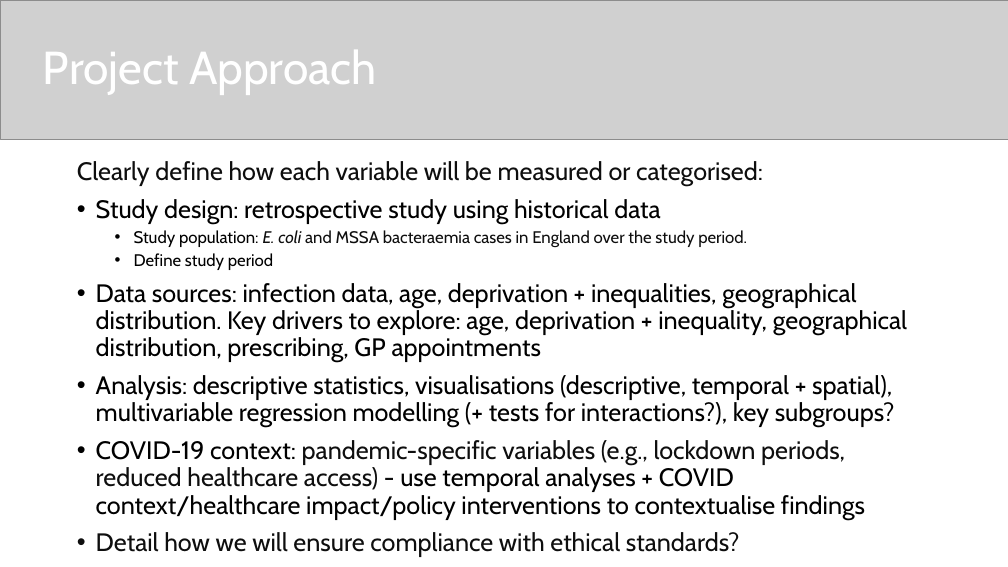
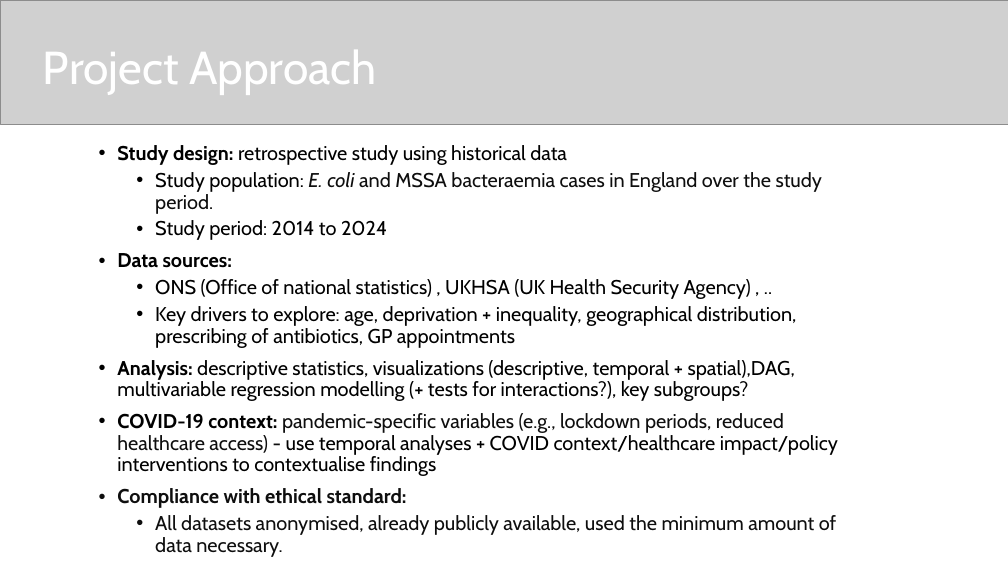
Before and after one commit to Rodico/UKHSA_LSHTM, a slide deck: slide 4 of Data Challenge_Powerpoint Template.pptx. Drawn at 1008x567 pixels with LibreOffice and Linux fonts; fonts in the diff are those of the drawing; grey boxes stand for pictures. Boxes give left, top, right and bottom in pixels: in the first picture for what was removed or moved away, otherwise in the second. Text is boxed around its words. In the diff, an @@ line names an element or a change of style, - is before the commit and + after.

```diff
--- a/Data Challenge_Powerpoint Template.pptx
+++ b/Data Challenge_Powerpoint Template.pptx
@@ picture: place and size @@
-picture at (0, 0, 1008, 140)
+picture at (0, 0, 1008, 125)
@@ text "Study design: retrospective study using ...": place and size @@
-text "Study design: retrospective study using ..." at (77, 161, 907, 520)
+text "Study design: retrospective study using ..." at (117, 145, 838, 557)
@@ text at (117, 145, 838, 476): size 24 to 19 pt in "Study design: retrospective study using historical data", "COVID-19 context: pandemic-specific variables (e.g., lockdow ..."; bold on in "Study design:", "COVID-19 context:"; size 16 to 19 pt in "Study population: E. coli and MSSA bacteraemia ..." @@
@@ text at (77, 161, 763, 186): paragraph removed @@
-Clearly define how each variable will be measured or categorised:
@@ text at (117, 220, 797, 401): text changed; size 24 to 19 pt @@
-  • Define study period
-• Data sources: infection data, age, deprivation + inequalities, geographical distribution. Key drivers to explore: age, deprivation + inequality, geographical distribution, prescribing, GP appointments
-• Analysis: descriptive statistics, visualisations (descriptive, temporal + spatial), multivariable regression modelling (+ tests for interactions?), key subgroups?
+  • Study period: 2014 to 2024
+• Data sources:
+  • ONS (Office of national statistics) , UKHSA (UK Health Security Agency) , ..
+  • Key drivers to explore: age, deprivation + inequality, geographical distribution, prescribing of antibiotics, GP appointments
+• Analysis: descriptive statistics, visualizations (descriptive, temporal + spatial),DAG, multivariable regression modelling (+ tests for interactions?), key subgroups?
@@ text at (117, 488, 836, 557): text changed; size 24 to 19 pt @@
-• Detail how we will ensure compliance with ethical standards?
+• Compliance with ethical standard:
+  • All datasets anonymised, already publicly available, used the minimum amount of data necessary.
```
Also in this commit, not shown: 3 other slides changed, 4 slides added, 1 slide removed.
